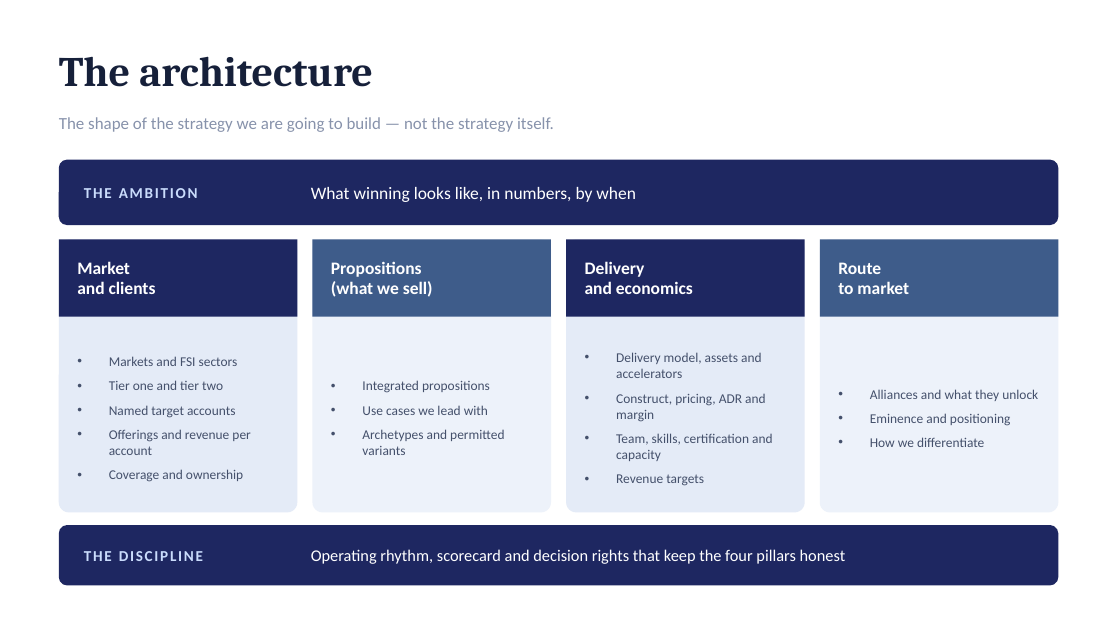
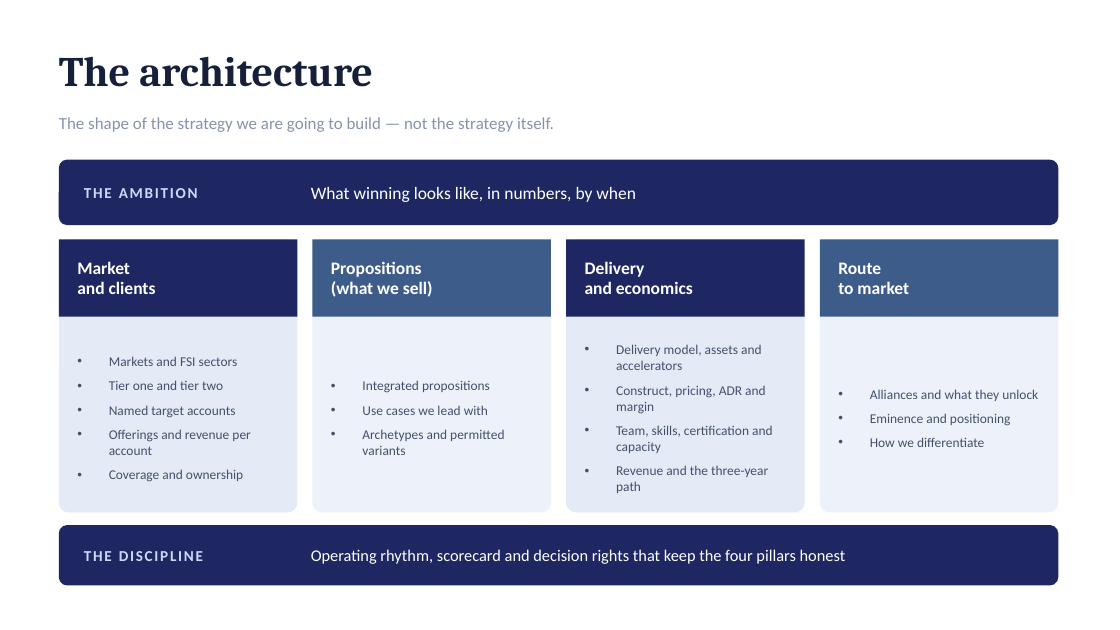
Before and after one commit to dhajjar-cyber/bae, a slide deck: slide 12 of FSI strategy/EAI&D-FSI-Strategy-Development-Plan.pptx. Drawn at 1120x630 pixels with LibreOffice and Linux fonts; fonts in the diff are those of the drawing. Boxes give left, top, right and bottom in pixels: in the first picture for what was removed or moved away, otherwise in the second. Text is boxed around its words. In the diff, an @@ line names an element or a change of style, - is before the commit and + after.

```diff
--- a/FSI strategy/EAI&D-FSI-Strategy-Development-Plan.pptx
+++ b/FSI strategy/EAI&D-FSI-Strategy-Development-Plan.pptx
@@ text at (x1=616, y1=465, x2=768, y2=493): text changed @@
-• Revenue targets
+• Revenue and the three-year path
```
Also in this commit, not shown: 4 other slides changed, 1 slide added, 1 other file.
